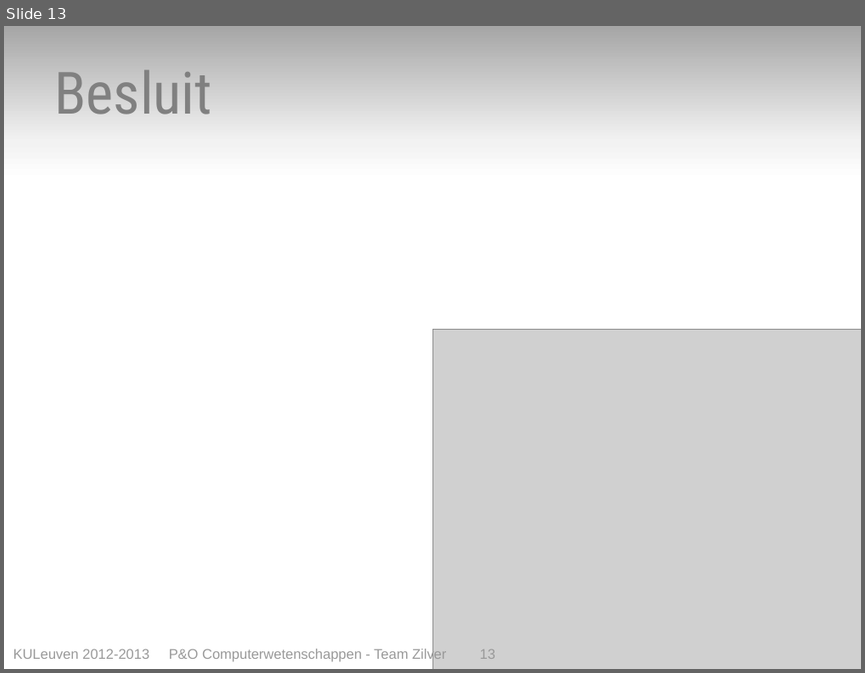
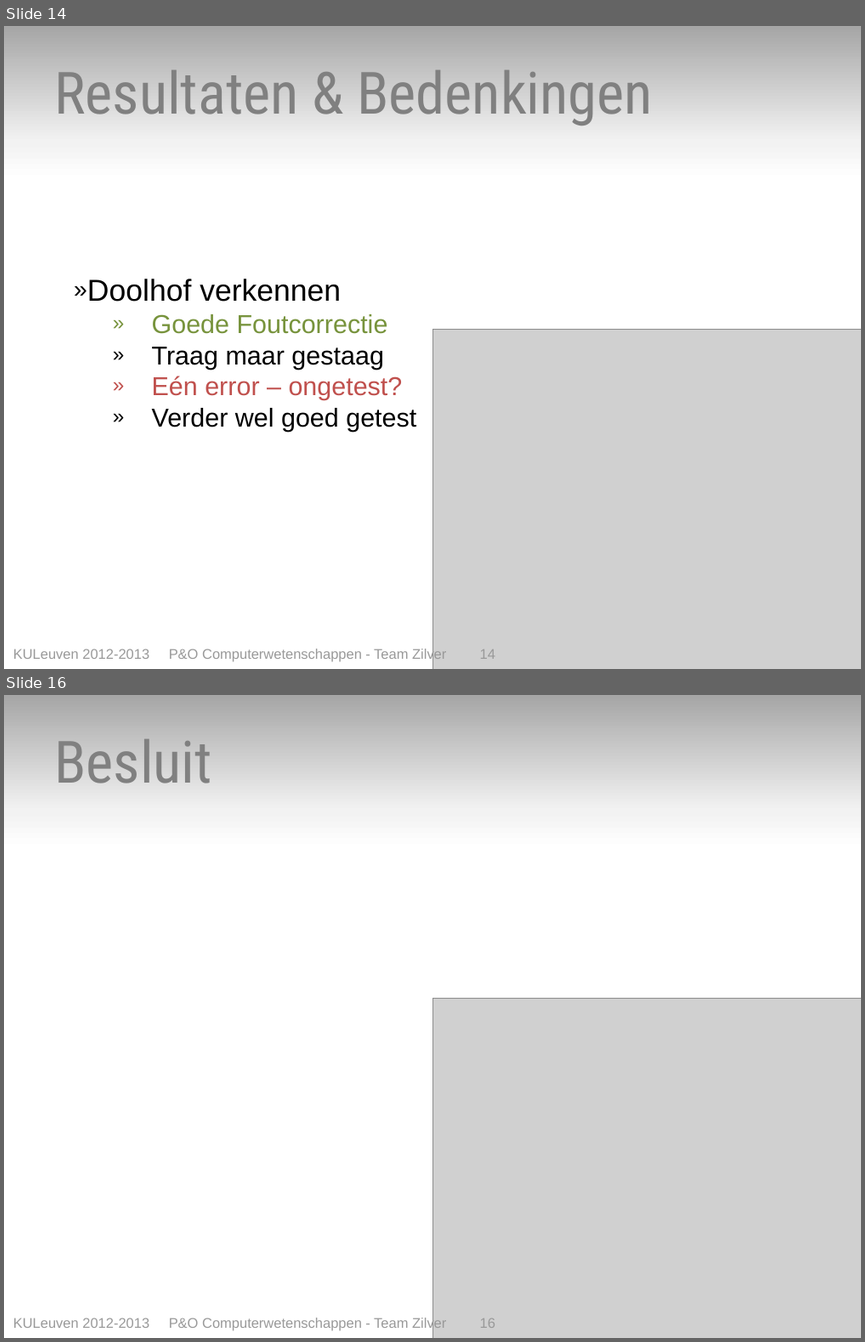
Before and after one commit to toonn/SilverSurfer, a slide deck: SilverSurferVerslag/Presentatie Eind/Presentatie eindverslag - team zilver.pptx. Shown one above the other, each under a label of ours: slide 13 before the commit, slides 14 and 16 after it; the slides between them are not shown. The pictures are 865x673 and 865x1342 pixels, drawn with LibreOffice and Linux fonts; fonts in the diff are those of the drawing; grey boxes stand for pictures. Boxes give left, top, right and bottom in pixels: in the first picture for what was removed or moved away, otherwise in the second. Text is boxed around its words. In the diff, an @@ line names an element or a change of style, - is before the commit and + after.

Commit message:
pres: resultaten + teamwork(-) toegevoegd.

```diff
--- a/SilverSurferVerslag/Presentatie Eind/Presentatie eindverslag - team zilver.pptx
+++ b/SilverSurferVerslag/Presentatie Eind/Presentatie eindverslag - team zilver.pptx
@@ slide 14 added at [4, 26, 861, 669], background gradient #A6A6A6 to #F2F2F2 to #FFFFFF @@
@@ text added at [54, 70, 653, 125], 54 pt, text #808080 @@
+Resultaten & Bedenkingen
@@ text added at [87, 278, 416, 431], 24 pt, text #000000 @@
+» Doolhof verkennen
+        » Goede Foutcorrectie
+        » Traag maar gestaag
+        » Eén error – ongetest?
+        » Verder wel goed getest
@@ picture added at [433, 329, 861, 669] @@
@@ text added at [13, 647, 495, 662], 13 pt, text #999999 @@
+KULeuven 2012-2013 P&O Computerwetenschappen - Team Zilver 14
@@ what was slide 13 is now slide 16 @@
@@ text at [13, 1316, 495, 1331]: text changed @@
-KULeuven 2012-2013 P&O Computerwetenschappen - Team Zilver 13
+KULeuven 2012-2013 P&O Computerwetenschappen - Team Zilver 16
```
Also in this commit, not shown: 2 other slides added.
